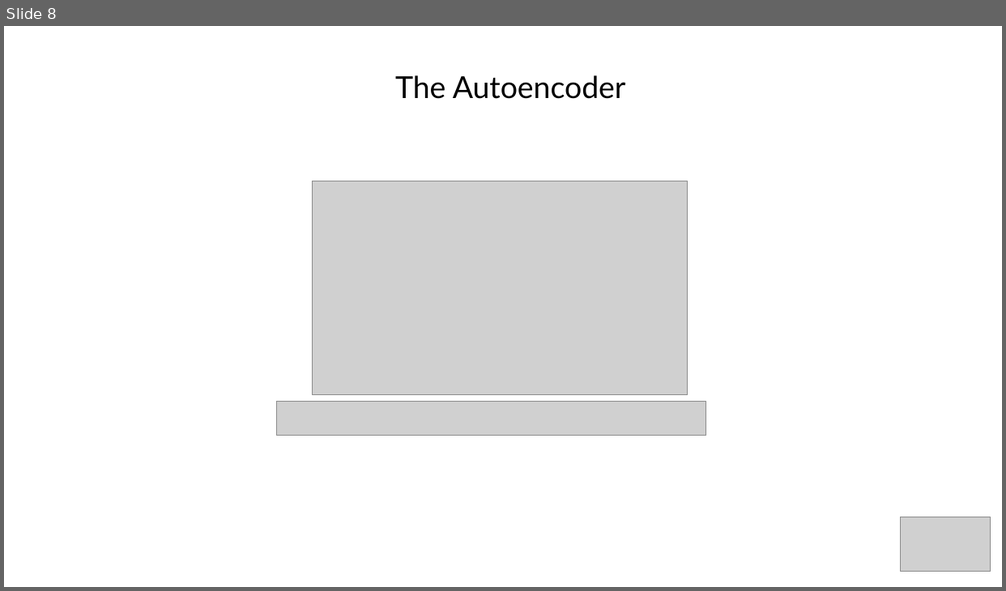
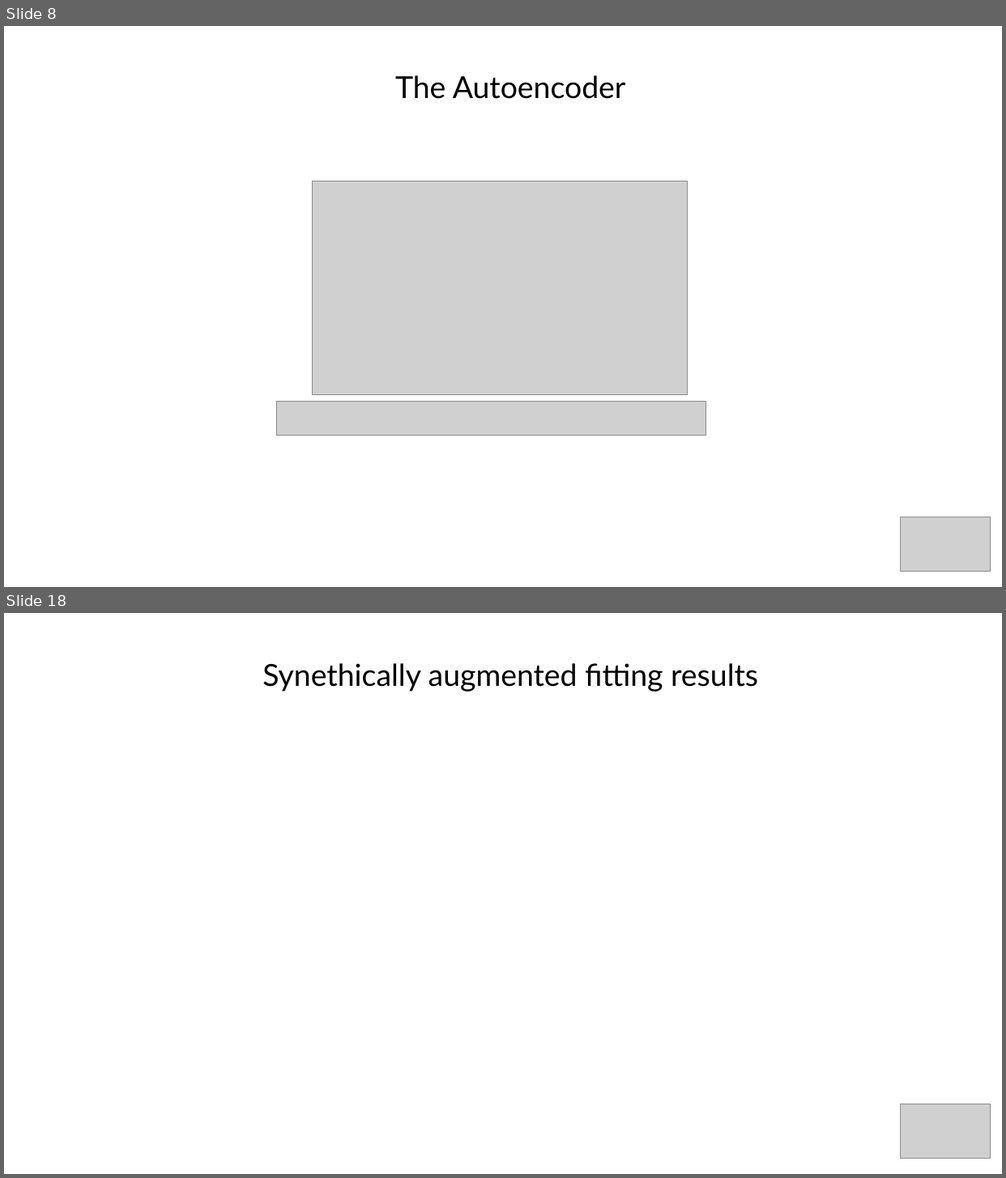
Before and after one commit to akinwilson/heed, a slide deck: representation-learning.odp. Shown one above the other, each under a label of ours: slide 8 before the commit, slides 8 and 18 after it; the slides between them are not shown. The pictures are 1006x591 and 1006x1178 pixels, drawn with LibreOffice and Linux fonts; fonts in the diff are those of the drawing; grey boxes stand for pictures. Boxes give left, top, right and bottom in pixels: in the first picture for what was removed or moved away, otherwise in the second. Text is boxed around its words. In the diff, an @@ line names an element or a change of style, - is before the commit and + after.

```diff
--- a/representation-learning.odp
+++ b/representation-learning.odp
@@ slide 18 added at (4, 613, 1002, 1174), background #FFFFFF @@
@@ title added at (262, 663, 758, 692), 28 pt, text #000000 @@
+Synethically augmented fitting results
@@ picture added at (901, 1104, 991, 1159) @@
```
Also in this commit, not shown: 9 other slides added, 15 slides removed, 6 other files.
